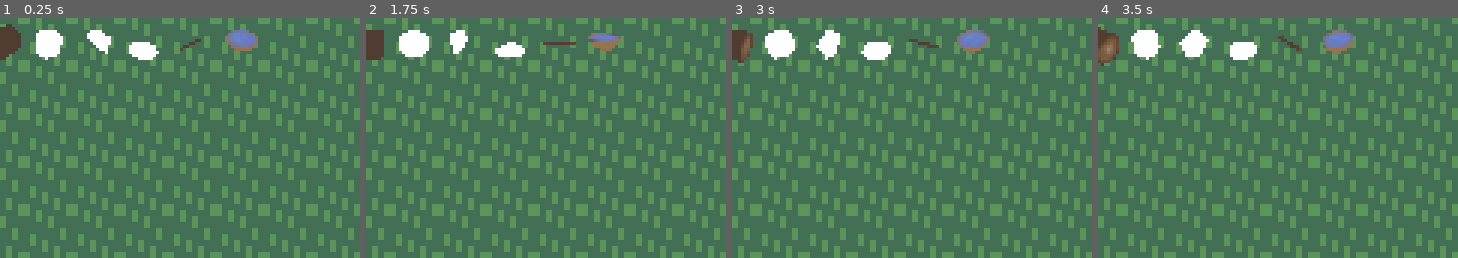
Above: before the commit, frames 1-4 (left to right).
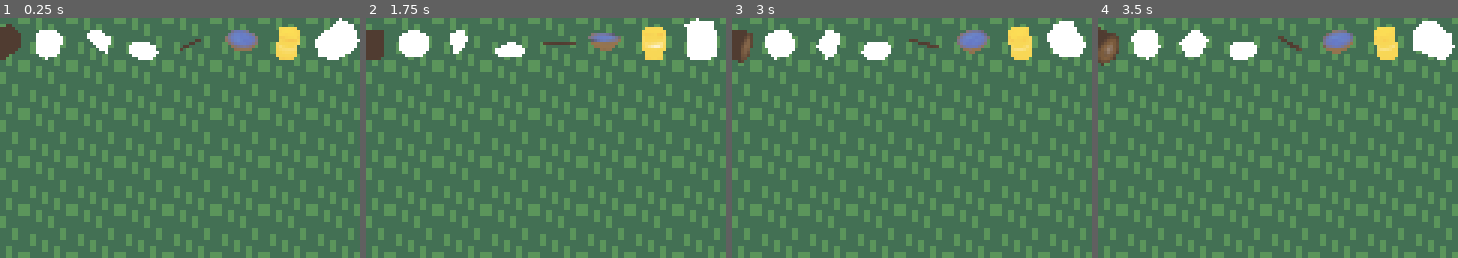
Above: after the commit, the same moments.

Repository: comfy-gamedev/ludum-dare-60
Game: Godot game, scene res://scenes/item_preview/item_preview.tscn
The game is run twice, just before and just after one commit, with the same random seed, the same clock (stepped at 60 frames per second) and the same inputs. This scene is started directly instead of the project's main scene.
Inputs (mouse positions are % of the whole screen's width and height, from its top left):
- Up to frame 1 (0.25 s): no input
- Up to frame 2 (1.75 s): move the mouse to (72, 45) at 0.52 s; hold D (pan_right) 0.53-1.28 s; hold Mouse wheel up (zoom_toggle) 0.53-1.28 s; click (72, 45) at 0.67 s; move the mouse to (30, 55) at 1.27 s; hold S (pan_down) from 1.28 s (still down); tap Mouse wheel up (zoom_toggle) at 1.35 s
- Up to frame 3 (3 s): move the mouse to (60, 28) at 2.02 s; release S (pan_down) at 2.03 s; hold D (pan_right) 2.03-2.78 s; hold Mouse wheel up (zoom_toggle) 2.03-2.78 s; move the mouse to (45, 70) at 2.77 s; hold W (pan_up) from 2.78 s (still down); tap Mouse wheel up (zoom_toggle) at 2.85 s; click (45, 70) at 2.92 s
- Up to frame 4 (3.5 s): keep holding W (pan_up)
The pictures show only the part of the screen within x 50-100%, y 0-50%; the shares and areas given below are measured in that part.

The runs differ from the first frame. In frame 1, 2.2% of the frame differs, in the area x 76-100%, y 0-18%; in frame 2, 2.1%; in frame 3, 2.0%; in frame 4, 2.1%.

Commit message:
Bread recipe

Diff:
--- a/entities/buildings/mill_and_bakery/bakery.gd
+++ b/entities/buildings/mill_and_bakery/bakery.gd
@@ -52,12 +52,11 @@
 
 	if not items.is_empty():
 		result = Cookbook.cook(items)
-		if not result:
-			return
-		for item in items:
-			if item.sprite:
-				item.sprite.queue_free()
-		items.clear()
+		if result:
+			for item in items:
+				if item.sprite:
+					item.sprite.queue_free()
+			items.clear()
 
 	_update.call_deferred()
 
--- /dev/null
+++ b/systems/crafting/items/wheat.tres
@@ -0,0 +1,11 @@
+[gd_resource type="Resource" script_class="Item" format=3 uid="uid://b85py3u67a205"]
+
+[ext_resource type="ArrayMesh" uid="uid://bbqy8q332bd8m" path="res://assets/shid/girth_wheat.glb" id="1_qnxsk"]
+[ext_resource type="Script" uid="uid://b78nb8u3yrl54" path="res://systems/crafting/item.gd" id="2_5oe4v"]
+
+[resource]
+script = ExtResource("2_5oe4v")
+name = "Wheat"
+mesh = ExtResource("1_qnxsk")
+kind = 4
+metadata/_custom_type_script = "uid://b78nb8u3yrl54"
--- /dev/null
+++ b/systems/crafting/items/wire.tres
@@ -0,0 +1,11 @@
+[gd_resource type="Resource" script_class="Item" format=3 uid="uid://cdits04xuhqoy"]
+
+[ext_resource type="ArrayMesh" uid="uid://c5t0rnpkb5kri" path="res://assets/shid/girth_wire.glb" id="1_8it56"]
+[ext_resource type="Script" uid="uid://b78nb8u3yrl54" path="res://systems/crafting/item.gd" id="2_2jwmi"]
+
+[resource]
+script = ExtResource("2_2jwmi")
+name = "Wire"
+mesh = ExtResource("1_8it56")
+kind = 2
+metadata/_custom_type_script = "uid://b78nb8u3yrl54"
--- a/systems/crafting/recipe.gd
+++ b/systems/crafting/recipe.gd
@@ -1,5 +1,13 @@
 extends Resource
 class_name Recipe
 
+enum Workshop {
+	FACTORY_ONLY,
+	BAKERY,
+	CARPENTER,
+	FORGE,
+}
+
 @export var ingredients: Array[RecipeItem]
 @export var result: Item
+@export var workshop: Workshop
--- /dev/null
+++ b/systems/crafting/recipes/bread.tres
@@ -0,0 +1,31 @@
+[gd_resource type="Resource" script_class="Recipe" format=3 uid="uid://cjhdnh4crfmqy"]
+
+[ext_resource type="Script" uid="uid://dpuopuvr10t3x" path="res://systems/crafting/recipe_item.gd" id="1_jdoo8"]
+[ext_resource type="Script" uid="uid://cxexxx4lluwrm" path="res://systems/crafting/recipe_item_single.gd" id="3_kcv21"]
+[ext_resource type="Resource" uid="uid://dcbi7ka0kvgjf" path="res://systems/crafting/items/flour.tres" id="4_dhwot"]
+[ext_resource type="Resource" uid="uid://dnrw1g5j5q7b8" path="res://systems/crafting/items/water.tres" id="4_kcv21"]
+[ext_resource type="Resource" uid="uid://cj4ngilbbjgpn" path="res://systems/crafting/items/coal.tres" id="5_dhwot"]
+[ext_resource type="Script" uid="uid://cfipoik8do1er" path="res://systems/crafting/recipe.gd" id="5_em7yn"]
+[ext_resource type="Resource" uid="uid://d0nrky4wbersl" path="res://systems/crafting/items/bread.tres" id="6_em7yn"]
+
+[sub_resource type="Resource" id="Resource_6q06x"]
+script = ExtResource("3_kcv21")
+item = ExtResource("4_dhwot")
+metadata/_custom_type_script = "uid://cxexxx4lluwrm"
+
+[sub_resource type="Resource" id="Resource_uunnf"]
+script = ExtResource("3_kcv21")
+item = ExtResource("4_kcv21")
+metadata/_custom_type_script = "uid://cxexxx4lluwrm"
+
+[sub_resource type="Resource" id="Resource_umydg"]
+script = ExtResource("3_kcv21")
+item = ExtResource("5_dhwot")
+metadata/_custom_type_script = "uid://cxexxx4lluwrm"
+
+[resource]
+script = ExtResource("5_em7yn")
+ingredients = Array[ExtResource("1_jdoo8")]([SubResource("Resource_6q06x"), SubResource("Resource_uunnf"), SubResource("Resource_umydg")])
+result = ExtResource("6_em7yn")
+workshop = 1
+metadata/_custom_type_script = "uid://cfipoik8do1er"
--- a/systems/crafting/recipes/flour.tres
+++ b/systems/crafting/recipes/flour.tres
@@ -15,4 +15,5 @@
 script = ExtResource("4_phqic")
 ingredients = Array[ExtResource("1_f8feb")]([SubResource("Resource_6q06x")])
 result = ExtResource("4_fm1qi")
+workshop = 1
 metadata/_custom_type_script = "uid://cfipoik8do1er"
Binary file added: assets/shid/Girth_metal_wedge.glb
Not shown, added: assets/shid/Girth_metal_wedge.glb.import
Binary file added: assets/shid/Girth_wood_wedge.glb
Not shown, added: assets/shid/Girth_wood_wedge.glb.import
Not shown, changed: assets/shid/girth_chair.glb.import
Binary file added: assets/shid/girth_cog.glb
Binary file added: assets/shid/girth_ingot.glb
Not shown, added: assets/shid/girth_ingot.glb.import
Binary file changed: assets/shid/girth_log.glb
Binary file added: assets/shid/girth_metal_sheet.glb
Not shown, added: assets/shid/girth_metal_sheet.glb.import
Binary file added: assets/shid/girth_oberry.glb
(and 17 more such lines)
